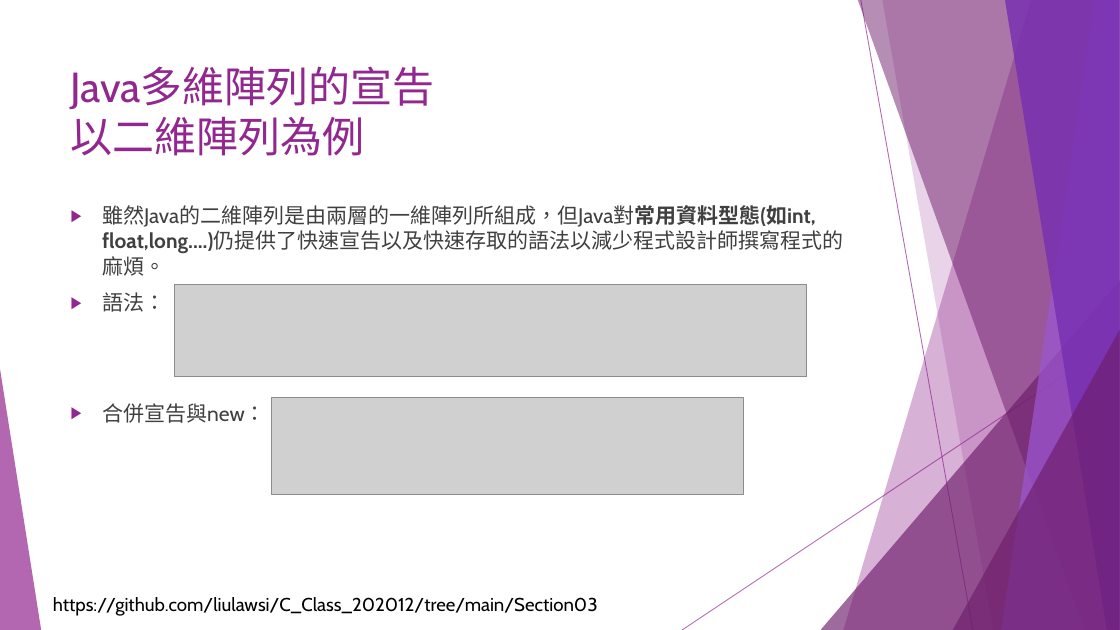
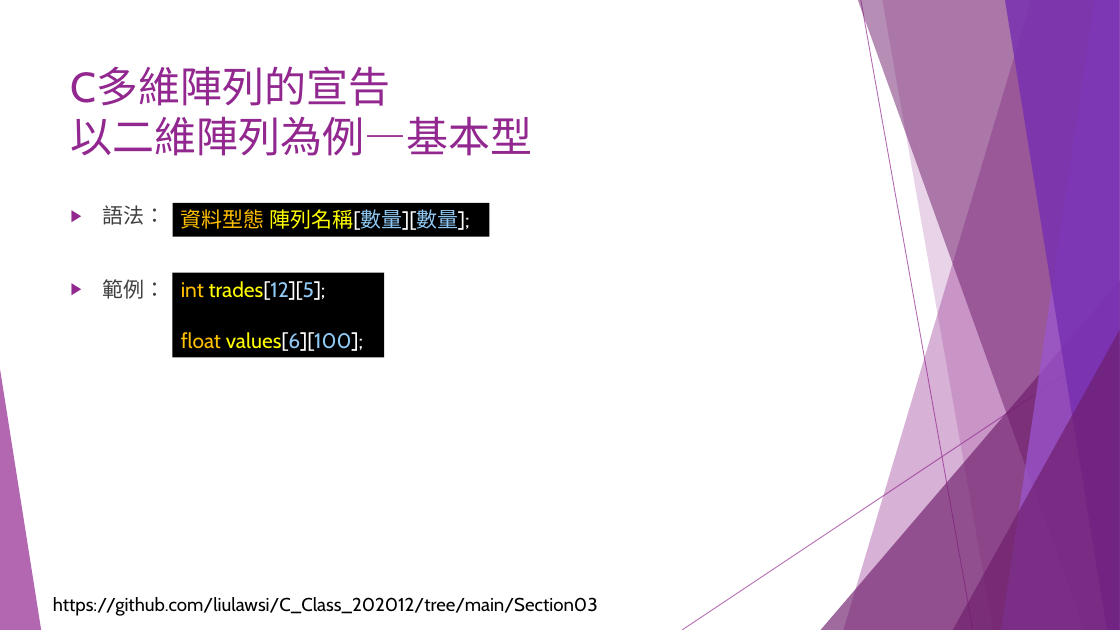
Before and after one commit to liulawsi/My_PPTs, a slide deck: slide 40 of CHING JIAN/C_Class/04陣列好好用.pptx (slide 46 before the commit). Drawn at 1120x630 pixels with LibreOffice and Linux fonts; fonts in the diff are those of the drawing; grey boxes stand for pictures. Boxes give left, top, right and bottom in pixels: in the first picture for what was removed or moved away, otherwise in the second. Text is boxed around its words. In the diff, an @@ line names an element or a change of style, - is before the commit and + after.

Commit message:
2020/12/15

```diff
--- a/CHING JIAN/C_Class/04陣列好好用.pptx
+++ b/CHING JIAN/C_Class/04陣列好好用.pptx
@@ title at [71, 67, 533, 156]: text changed @@
-Java多維陣列的宣告
-以二維陣列為例
+C多維陣列的宣告
+以二維陣列為例—基本型
@@ text at [102, 205, 843, 276]: paragraph removed @@
-▶ 雖然Java的二維陣列是由兩層的一維陣列所組成，但Java對常用資料型態(如int, float,long....)仍提供了快速宣告以及快速存取的語法以減少程式設計師撰寫程式的麻煩。
@@ rectangle added at [172, 202, 489, 236], fill #000000, 18 pt, text #FFFFFF @@
+資料型態 陣列名稱[數量][數量];
@@ text at [102, 279, 165, 299]: text changed @@
-▶ 合併宣告與new：
+▶ 範例：
@@ rectangle added at [172, 273, 384, 358], fill #000000, 18 pt, text #FFFF00 @@
+int trades[12][5];
+float values[6][100];
@@ picture removed at [174, 285, 807, 376] @@
@@ picture removed at [271, 397, 743, 495] @@
```
Also in this commit, not shown: 7 other slides changed, 6 slides removed.
